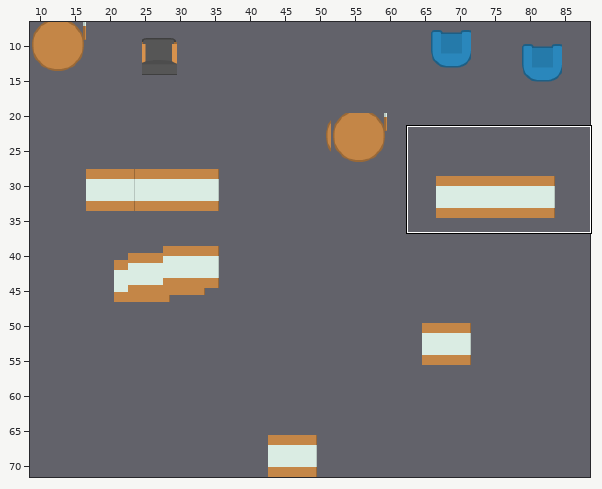
A Tiled map gets an edit: Assets/Maps/tmpMap.tmx. The picture above shows the old version from afar; the outline marks the close-up.
Close-up. The starting point:
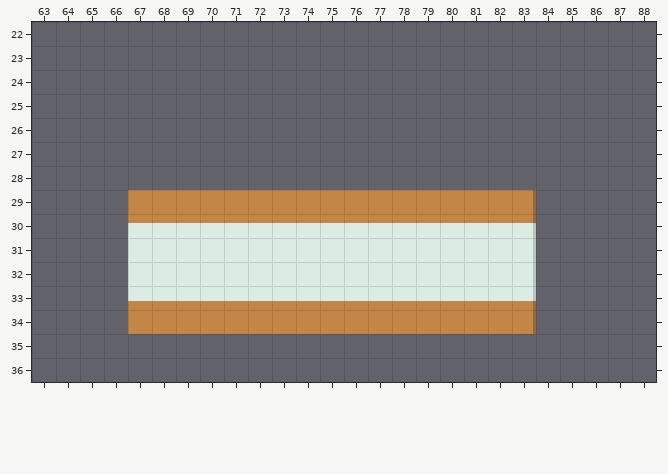
Cells are 8x8 px. Shown: x 63..88, y 22..36. The commit also changed other parts of the map, which this record leaves out.
New version:
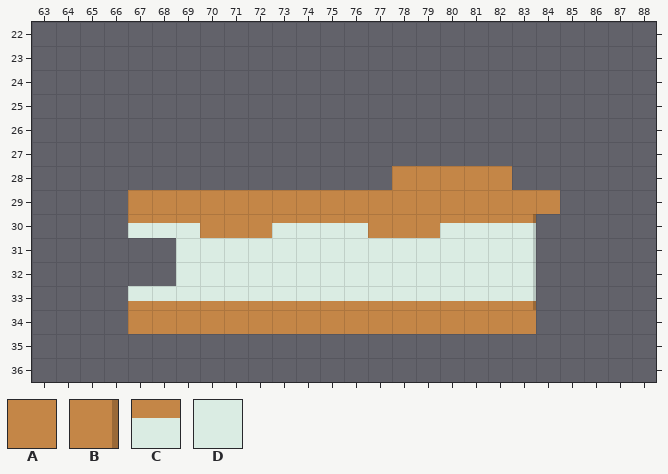
Key: from "finalTileSet": A 8, B 14, C 29, D 50.
_ is an empty cell.
The edit:
Layer "Tile Layer 1":
Tile A replaces tile B in row 29 at x 83; in row 34 at x 83.
Tile A replaces tile C in row 30 at x 70 to 72 and 77 to 79.
Tile A is added in row 28 at x 78 to 82; in row 29 at x 84.
Tile D is removed in rows 31 to 32 at x 67 to 68.
Where, in picture pixels (left, top, right, bottom), the same in both close-ups:
changed: (392, 166, 560, 214)
changed: (200, 223, 272, 238)
changed: (368, 223, 440, 238)
removed: (128, 238, 176, 286)
changed: (533, 310, 536, 334)
